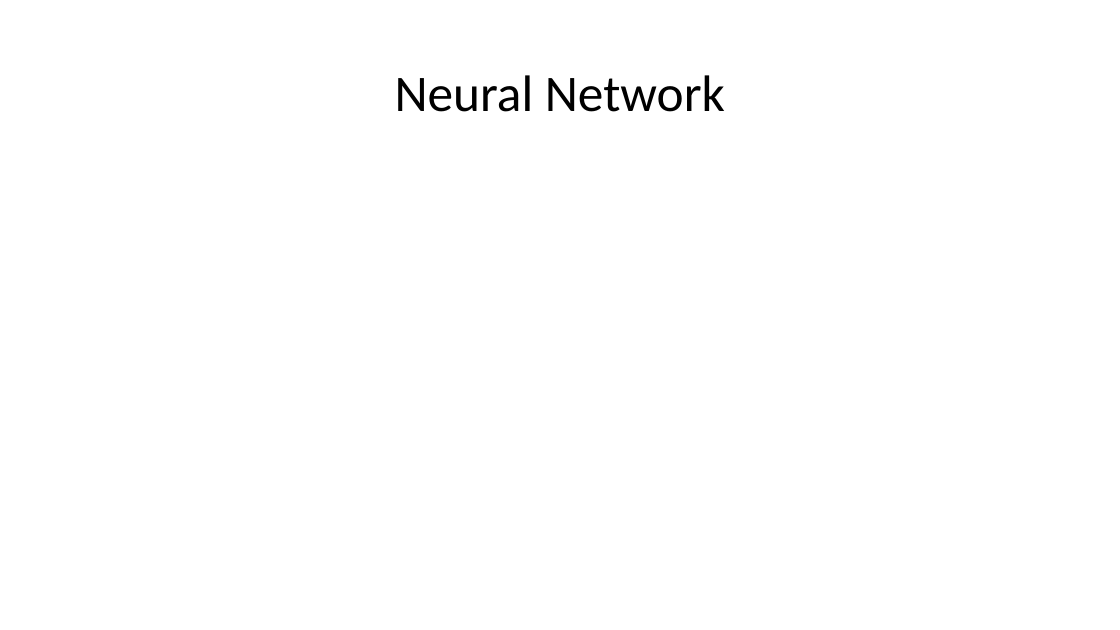
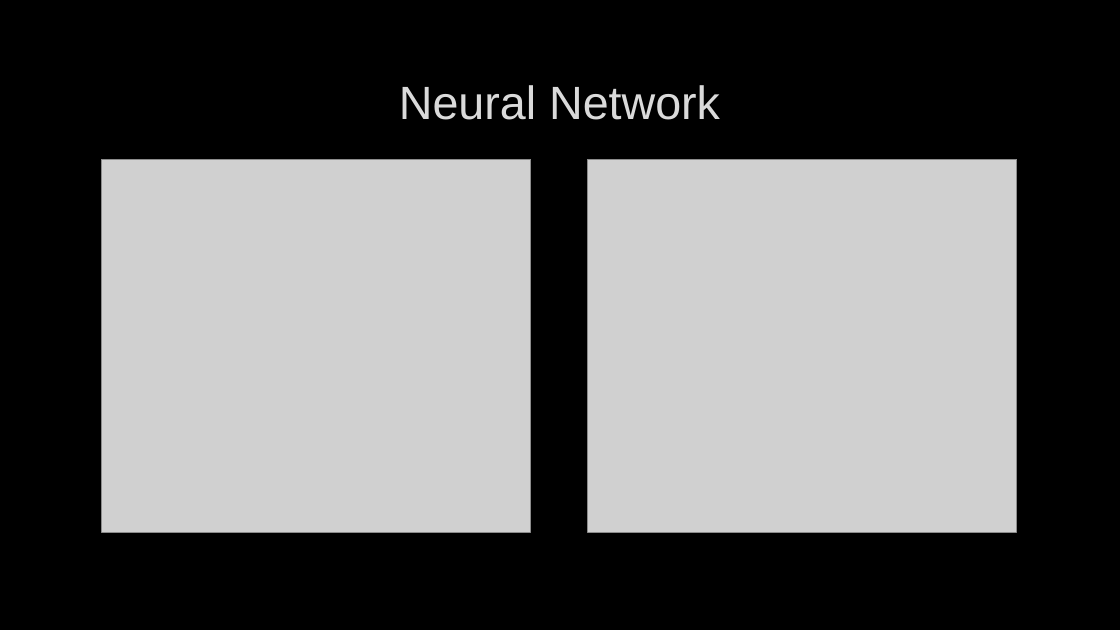
Before and after one commit to hunterblum/Data-Mining-G4, a slide deck: slide 14 of Stroke Dataset Presentation.pptx (slide 10 before the commit). Drawn at 1120x630 pixels with LibreOffice and Linux fonts; fonts in the diff are those of the drawing; grey boxes stand for pictures; background and template pictures are left out. Boxes give left, top, right and bottom in pixels: in the first picture for what was removed or moved away, otherwise in the second. Text is boxed around its words. In the diff, an @@ line names an element or a change of style, - is before the commit and + after.

```diff
--- a/Stroke Dataset Presentation.pptx
+++ b/Stroke Dataset Presentation.pptx
@@ background #FFFFFF to picture (left out) @@
@@ title "Neural Network": place and size @@
-title "Neural Network" at [395,75,725,112]
+title "Neural Network" at [399,85,720,120]
@@ title "Neural Network" at [399,85,720,120]: size 44 to 40 pt, font Calibri to Arial, text colour #000000 to #DADADA, letter outline none to #404040 0.75 pt; line spacing 0.9 to 1 @@
@@ picture added at [102,159,531,532] @@
@@ picture added at [588,159,1017,532] @@
```
Also in this commit, not shown: 2 other slides changed, 17 slides added, 12 slides removed.
